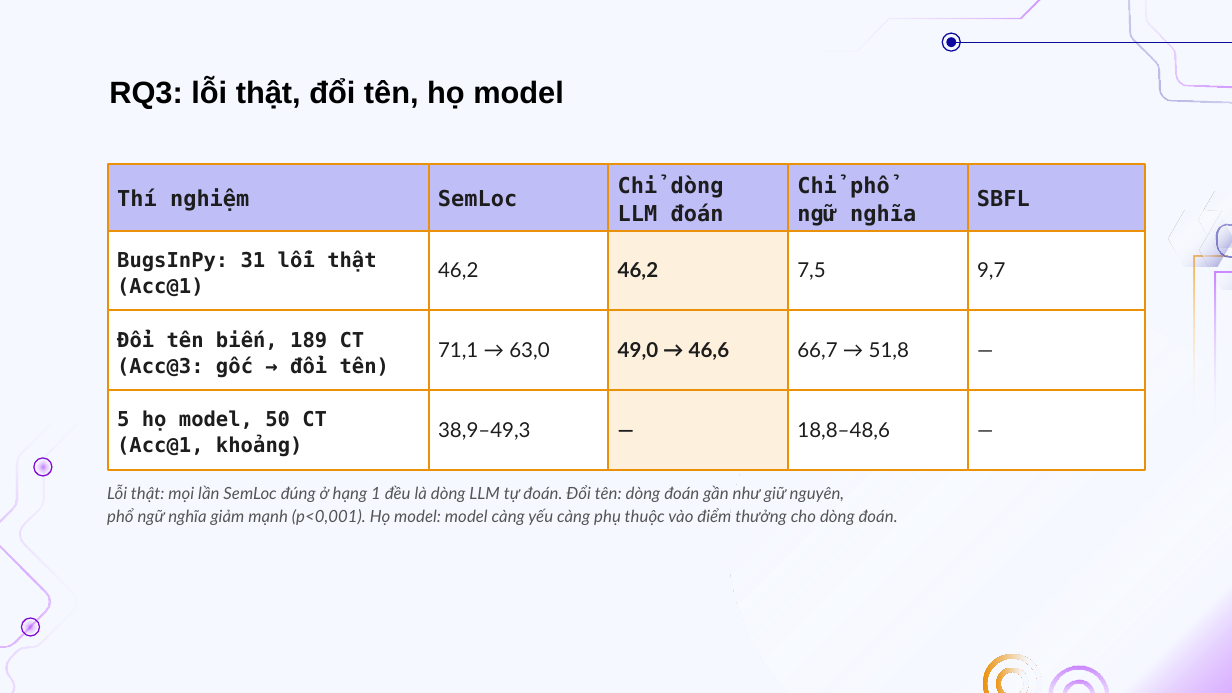
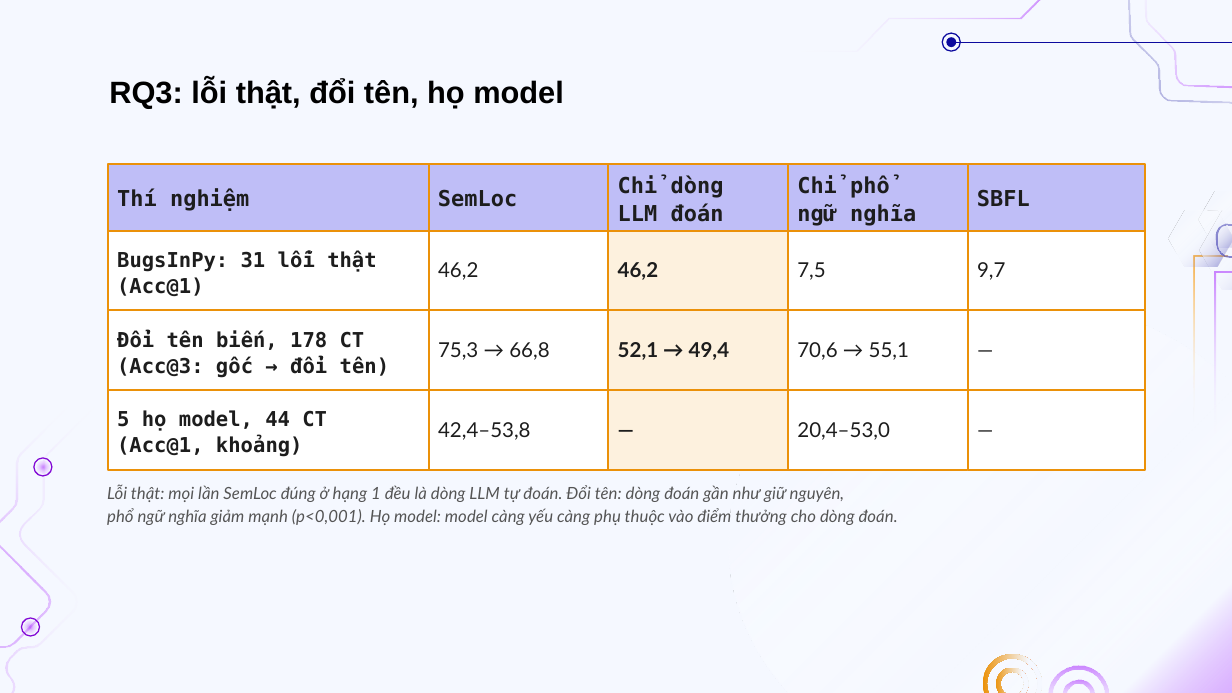
Before and after one commit to doanan293/grounded-or-guessed, a slide deck: slide 17 of docs/presentation/bao-cao-lan-1.pptx. Drawn at 1232x693 pixels with LibreOffice and Linux fonts; fonts in the diff are those of the drawing; background and template pictures are left out. Boxes give left, top, right and bottom in pixels: in the first picture for what was removed or moved away, otherwise in the second. Text is boxed around its words. In the diff, an @@ line names an element or a change of style, - is before the commit and + after.

```diff
--- a/docs/presentation/bao-cao-lan-1.pptx
+++ b/docs/presentation/bao-cao-lan-1.pptx
@@ text at (117,330,389,376): text changed @@
-Đổi tên biến, 189 CT
-(Acc@3: gốc → đổi tên)
+Đổi tên biến, 178 CT
+(Acc@3: gốc → đổi tên)
@@ text at (438,342,549,360): text changed @@
-71,1 → 63,0
+75,3 → 66,8
@@ text at (618,342,729,360): text changed @@
-49,0 → 46,6
+52,1 → 49,4
@@ text at (797,342,909,360): text changed @@
-66,7 → 51,8
+70,6 → 55,1
@@ text at (117,410,327,457): text changed @@
-5 họ model, 50 CT
-(Acc@1, khoảng)
+5 họ model, 44 CT
+(Acc@1, khoảng)
@@ text at (438,422,531,440): text changed @@
-38,9–49,3
+42,4–53,8
@@ text at (797,422,890,440): text changed @@
-18,8–48,6
+20,4–53,0
```
Also in this commit, not shown: 4 other slides changed, 37 other files.
